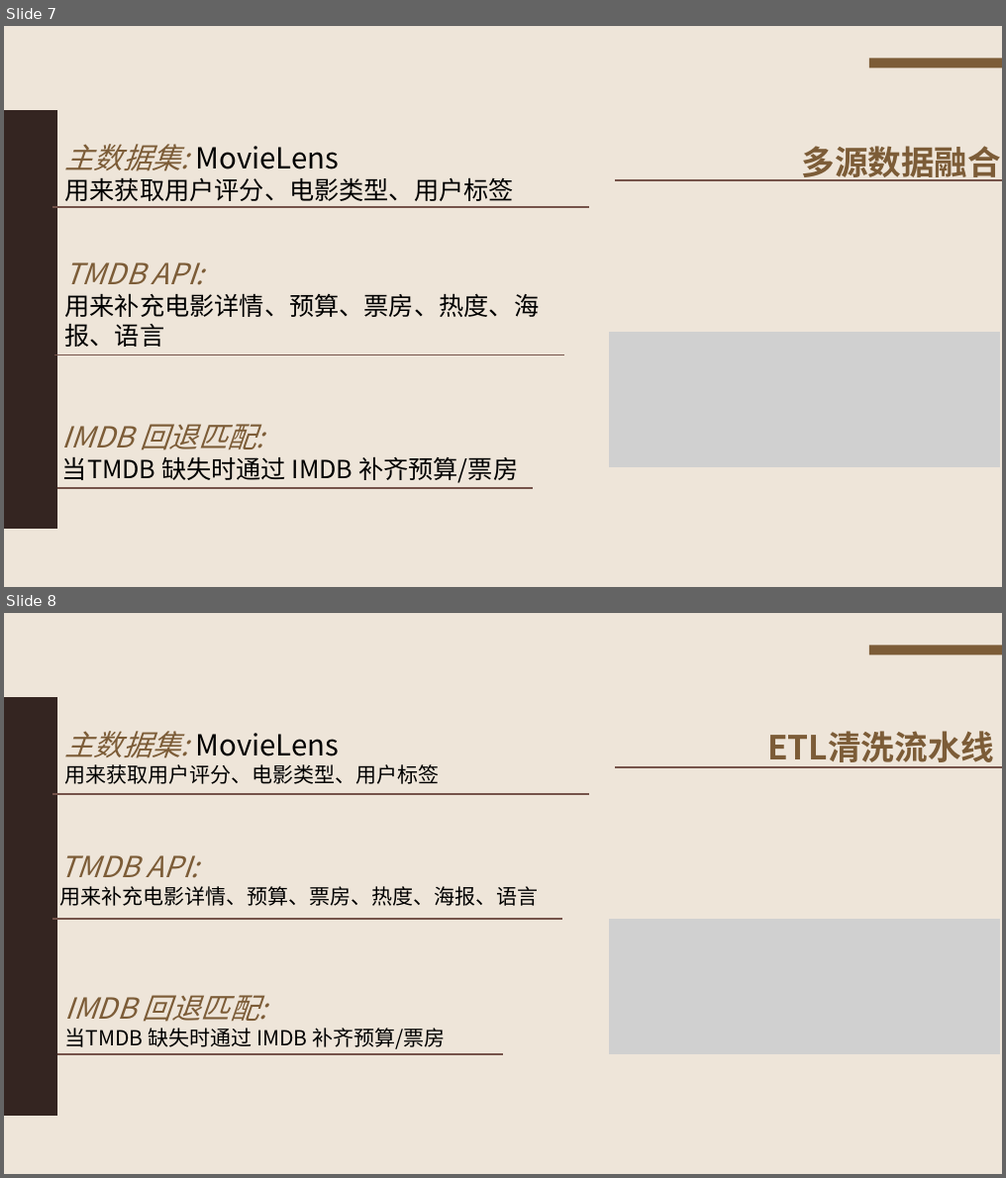
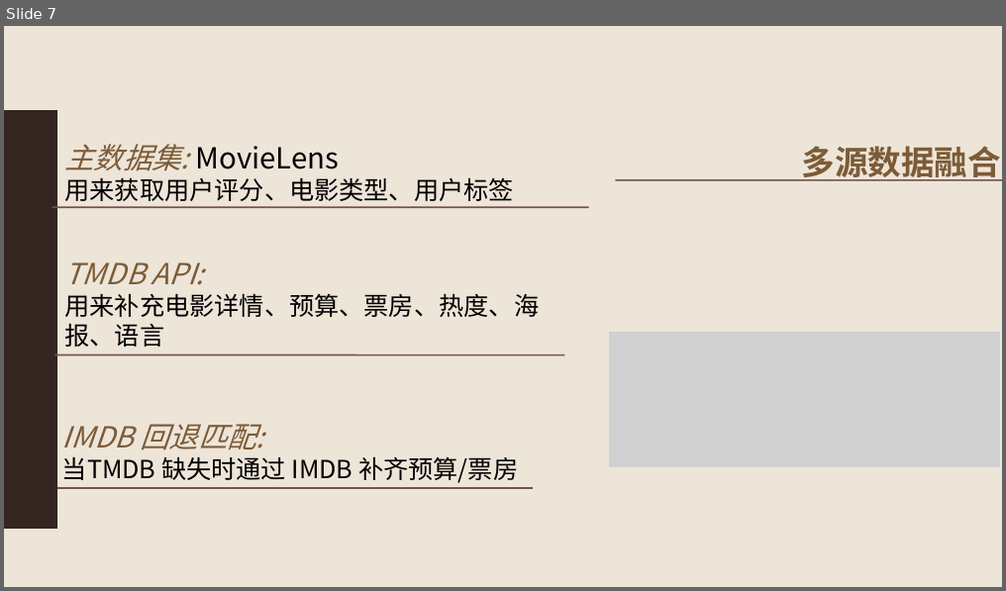
Before and after one commit to WingWR/CineScope, a slide deck: docs/CineScope.pptx. Shown one above the other, each under a label of ours: slides 7 and 8 before the commit, slide 7 after it. The pictures are 1006x1178 and 1006x591 pixels, drawn with LibreOffice and Linux fonts; fonts in the diff are those of the drawing; grey boxes stand for pictures. Boxes give left, top, right and bottom in pixels: in the first picture for what was removed or moved away, otherwise in the second. Text is boxed around its words. In the diff, an @@ line names an element or a change of style, - is before the commit and + after.

```diff
--- a/docs/CineScope.pptx
+++ b/docs/CineScope.pptx
@@ slide 8 removed at bbox=[4, 613, 1002, 1174], background #EEE5D9 @@
@@ rectangle removed at bbox=[869, 646, 1002, 655] @@
@@ freeform shape removed at bbox=[4, 697, 57, 1116] @@
@@ text removed at bbox=[64, 731, 440, 784] @@
-主数据集: MovieLens
-用来获取用户评分、电影类型、用户标签
@@ text removed at bbox=[767, 731, 994, 768] @@
-ETL清洗流水线
@@ line removed from (616, 767) to (1002, 767) @@
@@ line removed from (52, 794) to (589, 794) @@
@@ text removed at bbox=[59, 856, 539, 906] @@
-TMDB API:
-用来补充电影详情、预算、票房、热度、海报、语言
@@ line removed from (52, 919) to (562, 919) @@
@@ picture removed at bbox=[609, 919, 1000, 1056] @@
@@ text removed at bbox=[64, 995, 445, 1050] @@
-IMDB 回退匹配:
-当TMDB 缺失时通过 IMDB 补齐预算/票房
@@ line removed from (57, 1055) to (503, 1055) @@
@@ slide 7 changed as well @@
@@ rectangle removed at bbox=[869, 59, 1002, 68] @@
```
Also in this commit, not shown: 10 other slides changed, 7 slides added, 6 other slides removed, 2 other files.
